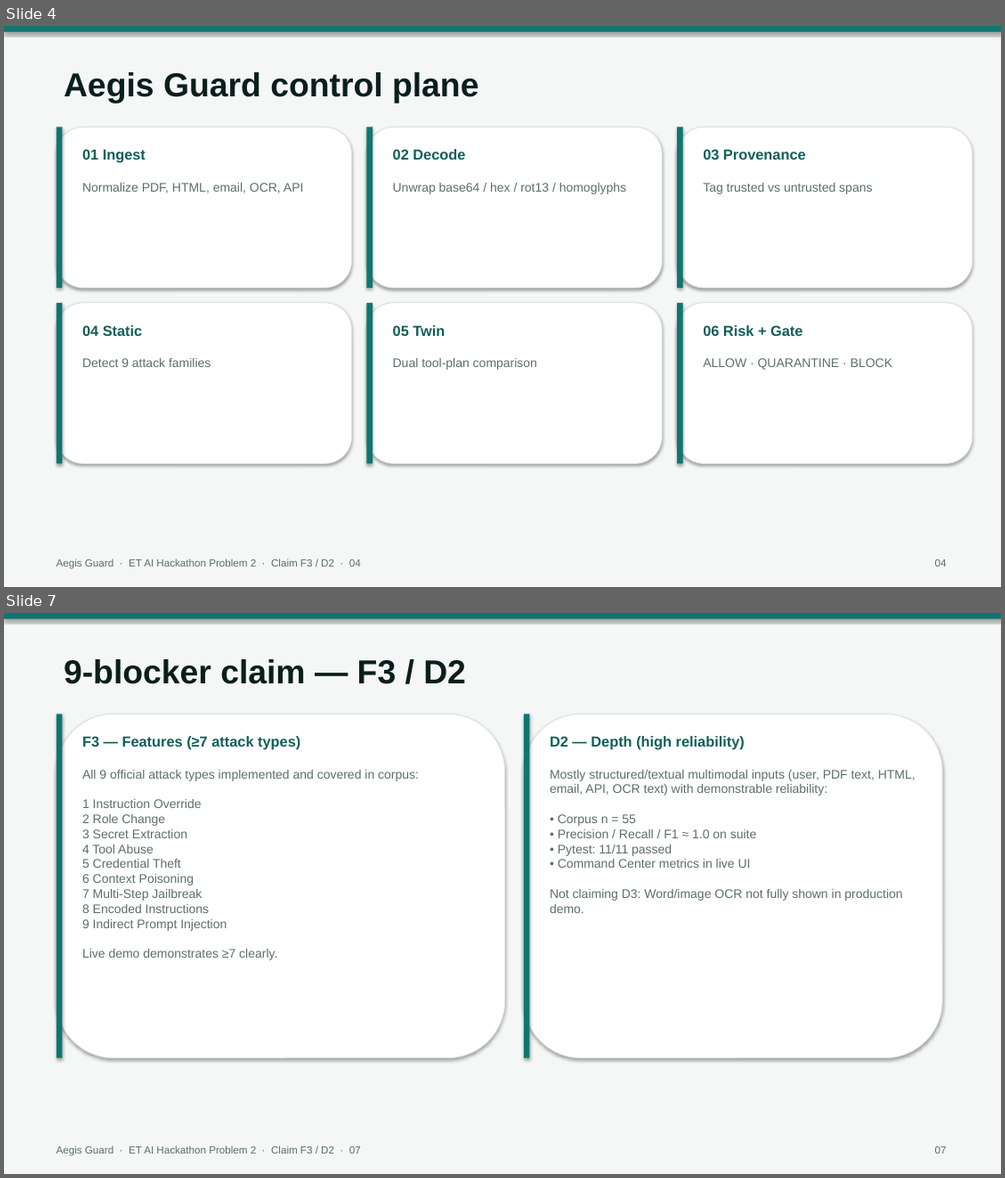
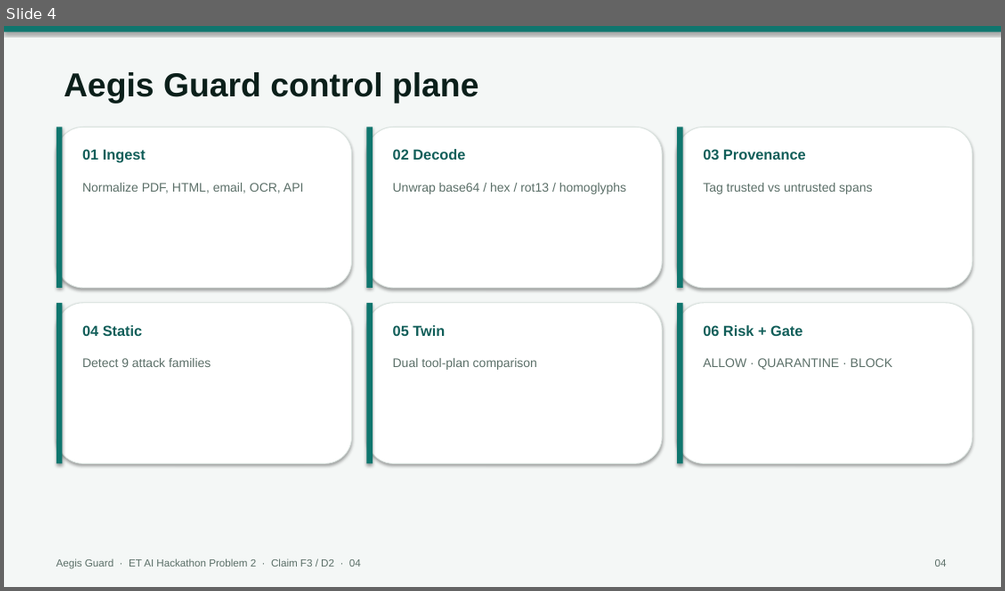
Before and after one commit to krabhi75/aegis-prompt-injection-firewall, a slide deck: aegis/submission/Aegis_Guard_ET_AI_Hackathon_Problem2.pptx. Shown one above the other, each under a label of ours: slides 4 and 7 before the commit, slide 4 after it; the slides between them are not shown. The pictures are 1005x1178 and 1005x591 pixels, drawn with LibreOffice and Linux fonts; fonts in the diff are those of the drawing. Boxes give left, top, right and bottom in pixels: in the first picture for what was removed or moved away, otherwise in the second. Text is boxed around its words. In the diff, an @@ line names an element or a change of style, - is before the commit and + after.

```diff
--- a/aegis/submission/Aegis_Guard_ET_AI_Hackathon_Problem2.pptx
+++ b/aegis/submission/Aegis_Guard_ET_AI_Hackathon_Problem2.pptx
@@ slide 7 removed at box(4, 613, 1001, 1174), background #FFFFFF @@
@@ rectangle removed at box(4, 613, 1001, 1174) @@
@@ rectangle removed at box(4, 613, 1001, 619) @@
@@ text removed at box(64, 659, 466, 684) @@
-9-blocker claim — F3 / D2
@@ rounded rectangle removed at box(57, 714, 505, 1058) @@
@@ rectangle removed at box(57, 714, 63, 1058) @@
@@ rounded rectangle removed at box(524, 714, 942, 1058) @@
@@ rectangle removed at box(524, 714, 530, 1058) @@
@@ text removed at box(82, 736, 300, 750) @@
-F3 — Features (≥7 attack types)
@@ text removed at box(550, 736, 744, 750) @@
-D2 — Depth (high reliability)
@@ text removed at box(82, 770, 419, 960) @@
-All 9 official attack types implemented and covered in corpus:
-1 Instruction Override
-2 Role Change
-3 Secret Extraction
-4 Tool Abuse
-5 Credential Theft
-6 Context Poisoning
-7 Multi-Step Jailbreak
-8 Encoded Instructions
-9 Indirect Prompt Injection
-Live demo demonstrates ≥7 clearly.
@@ text removed at box(550, 770, 915, 913) @@
-Mostly structured/textual multimodal inputs (user, PDF text, HTML, email, API, OCR text) with demonstrable reliability:
-• Corpus n = 55
-• Precision / Recall / F1 ≈ 1.0 on suite
-• Pytest: 11/11 passed
-• Command Center metrics in live UI
-Not claiming D3: Word/image OCR not fully shown in production demo.
@@ text removed at box(57, 1145, 361, 1156) @@
-Aegis Guard · ET AI Hackathon Problem 2 · Claim F3 / D2 · 07
@@ text removed at box(935, 1146, 947, 1153) @@
-07
```
Also in this commit, not shown: 6 slides changed, 4 slides added, 4 other files.
